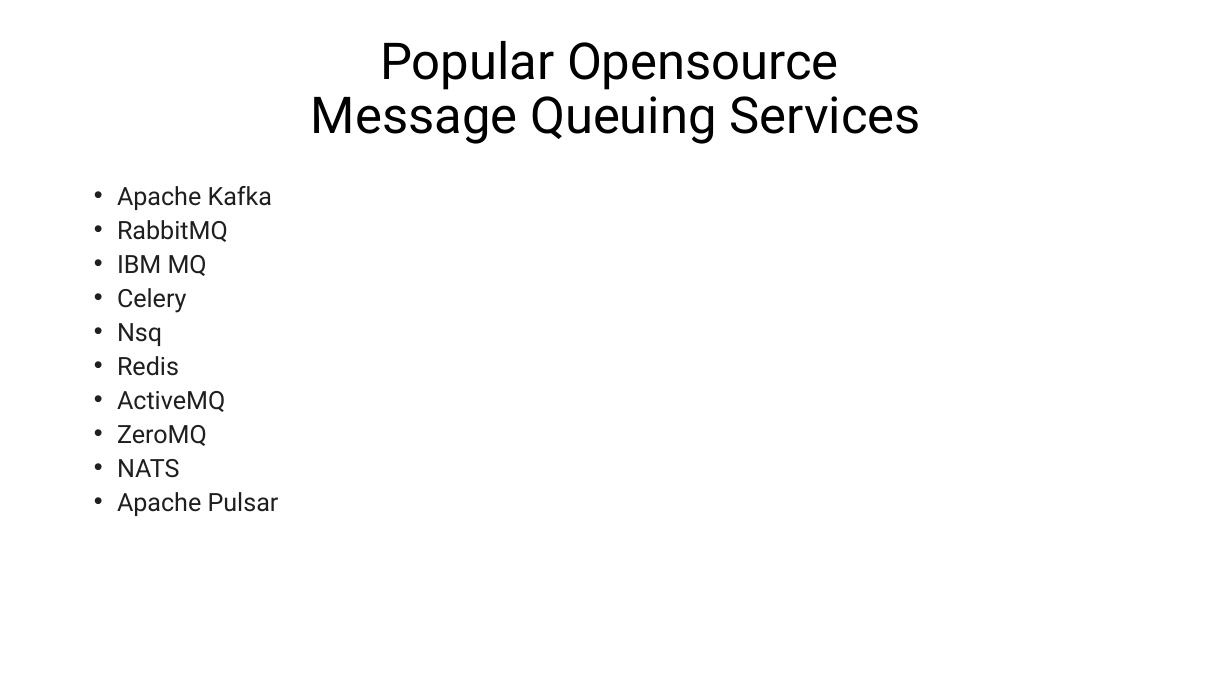
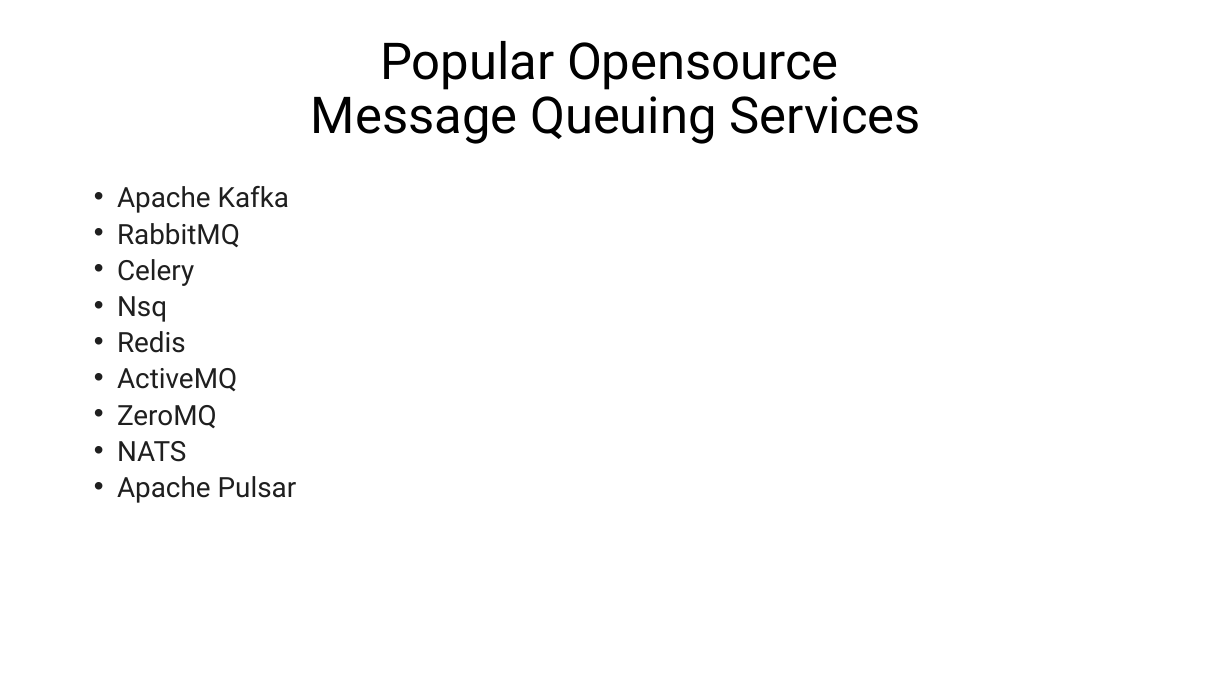
Before and after one commit to emrul11/OSL-MessageQueueService, a slide deck: slide 2 of Documents/MessageQueueService.pptx. Drawn at 1232x693 pixels with LibreOffice and Linux fonts; fonts in the diff are those of the drawing. Boxes give left, top, right and bottom in pixels: in the first picture for what was removed or moved away, otherwise in the second. Text is boxed around its words. In the diff, an @@ line names an element or a change of style, - is before the commit and + after.

```diff
--- a/Documents/MessageQueueService.pptx
+++ b/Documents/MessageQueueService.pptx
@@ text "Apache Kafka" at bbox=[117, 186, 297, 503]: size 19.6 to 21.7 pt @@
@@ text at bbox=[117, 255, 207, 276]: paragraph removed @@
-• IBM MQ
```
Also in this commit, not shown: 4 other slides changed, 20 slides added.
